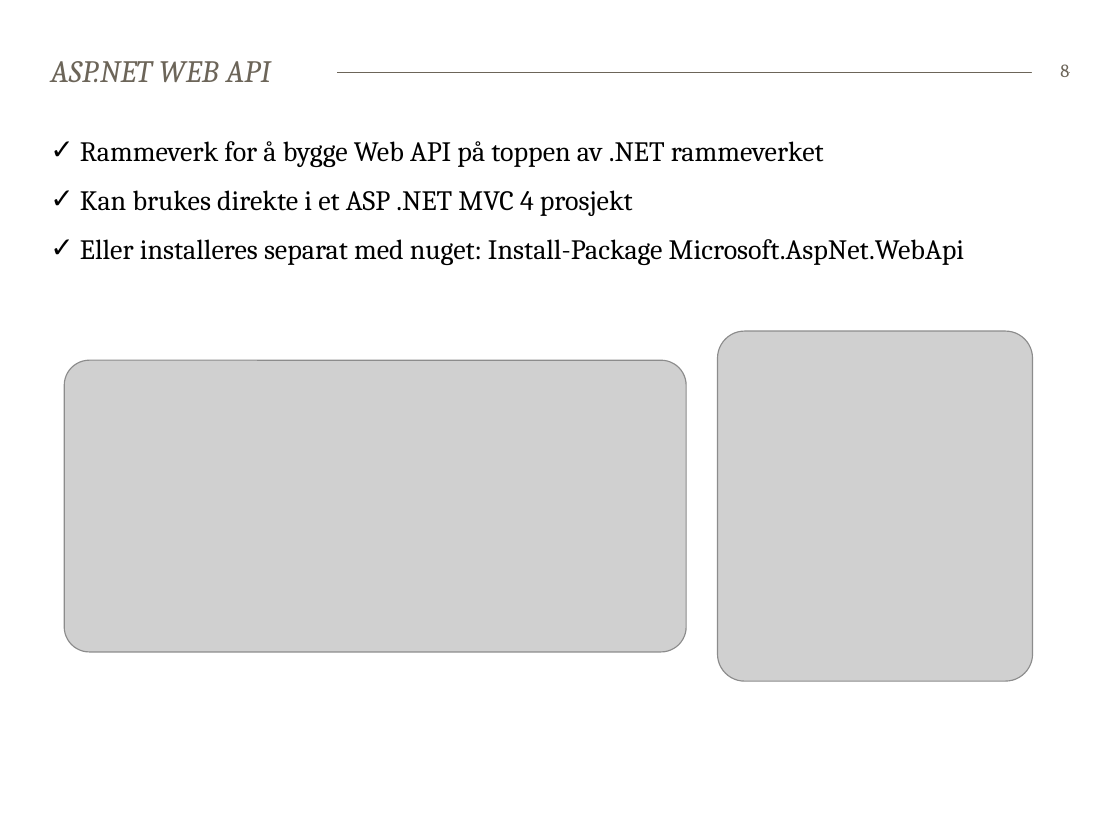
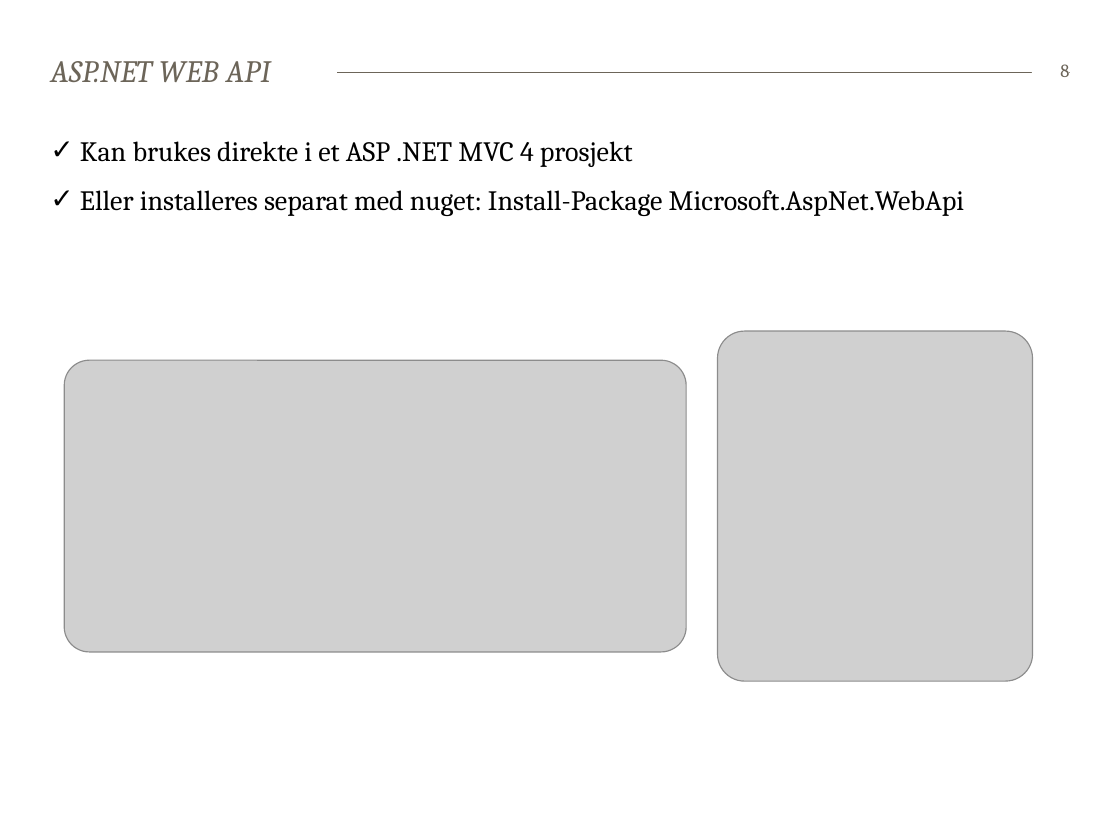
Before and after one commit to bekk/dotnetkurs, a slide deck: slide 8 of webapi/WebAPI.pptx. Drawn at 1120x840 pixels with LibreOffice and Linux fonts; fonts in the diff are those of the drawing; grey boxes stand for pictures. Boxes give left, top, right and bottom in pixels: in the first picture for what was removed or moved away, otherwise in the second. Text is boxed around its words. In the diff, an @@ line names an element or a change of style, - is before the commit and + after.

```diff
--- a/webapi/WebAPI.pptx
+++ b/webapi/WebAPI.pptx
@@ text at bbox=[80, 141, 824, 167]: paragraph removed @@
-✓ Rammeverk for å bygge Web API på toppen av .NET rammeverket
```
Also in this commit, not shown: 3 other slides changed, 1 slide added, 13 other files.
